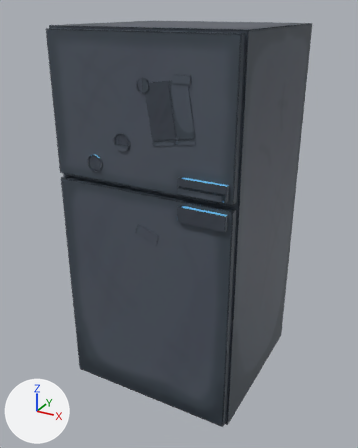
The FBX model models/Fridge.fbx as it was, and as the next commit left it.
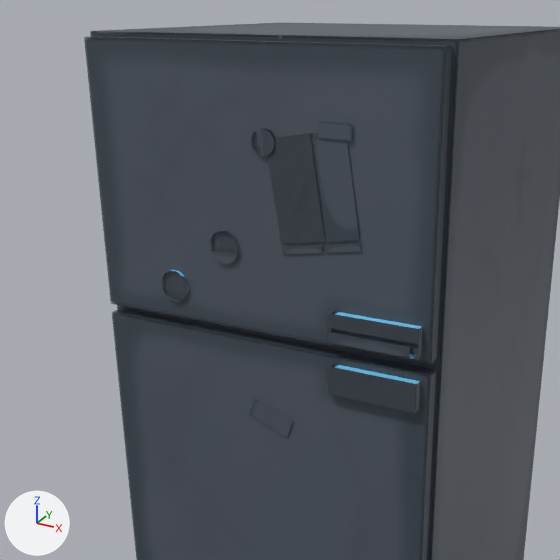
There are two pictures of each version: one whole from a camera (50 mm lens) standing at (2.12, -3.3, 3.12) and looking at (0.23, 0.14, 1.4), one close up on the part from 0% to 85% of the width and 2% to 70% of the height. The axes (+X, +Y, +Z) are drawn at lower left. The lights are the same throughout. The older version's two pictures come first. Where no turn or scale is listed for an object, it has been applied to the vertices.
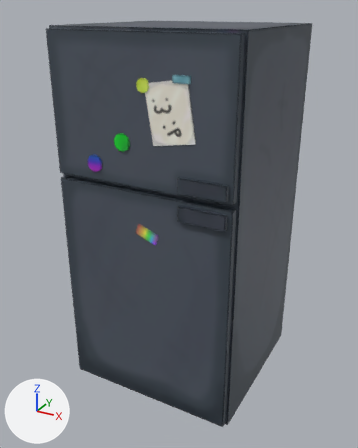
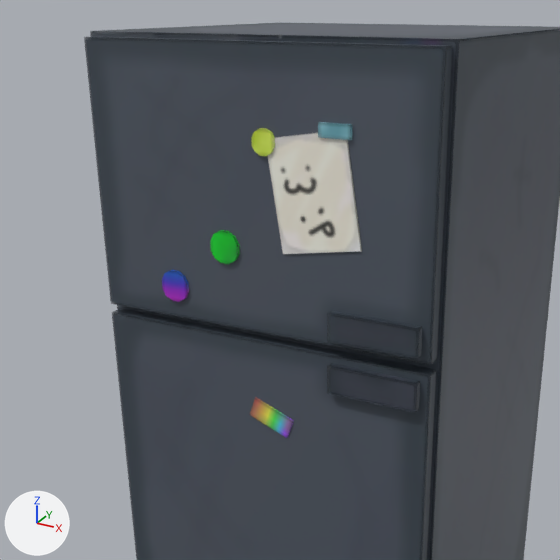
Commit message: doors n fridge

Changed parts and their boxes [x1, y1, x2, y2] in the close-ups (560 x 560 px):
'mesh_5', recoloured (lighter)
    both: [268, 133, 361, 254]
'mesh_3', recoloured (darker)
    both: [329, 311, 422, 359]
'mesh_2', recoloured (blue to black)
    both: [327, 364, 420, 412]
'mesh_4', recoloured (lighter)
    both: [250, 397, 294, 437]
'cylinder_1', recoloured (blue to green)
    both: [210, 230, 240, 264]
'cylinder', recoloured
    both: [162, 270, 189, 302]
'mesh_6', recoloured (blue to cyan)
    both: [318, 122, 353, 140]
'cylinder_2', recoloured (grey to green)
    both: [251, 129, 275, 156]

Patch to the scene script:
```diff
--- a/models/Fridge.fbx.py
+++ b/models/Fridge.fbx.py
@@ me_mesh_6 @@
 me_mesh_6.from_pydata(...)  # 8 vertices, 6 faces; spans x -0.0625..0.0625, y -0.0062..0.0063, z 0.225..0.275
-me_mesh_6.materials.append(mat_texture_1)  # picture img_image
+me_mesh_6.materials.append(mat_magnetsbiatch_png)  # picture img_magnetsbiatch_png
@@ me_mesh_5 @@
 me_mesh_5.from_pydata(...)  # 8 vertices, 6 faces; spans x -0.232..0.154, y -0.006..0.006, z 0.018..0.476
-me_mesh_5.materials.append(mat_texture_2)  # picture img_image
+me_mesh_5.materials.append(mat_paper_png)  # picture img_paper_png
@@ me_cylinder @@
 me_cylinder.from_pydata(...)  # 26 vertices, 36 faces; spans x -0.0625..0.0625, y -0.2562..-0.2437, z -0.0625..0.0625
-me_cylinder.materials.append(mat_texture_1)  # picture img_image
+me_cylinder.materials.append(mat_magnetsbiatch_png)  # picture img_magnetsbiatch_png
@@ me_mesh_4 @@
 me_mesh_4.from_pydata(...)  # 8 vertices, 6 faces; spans x -0.018..0.189, y -0.006..0.006, z 0.162..0.308
-me_mesh_4.materials.append(mat_texture_1)  # picture img_image
+me_mesh_4.materials.append(mat_magnetsbiatch_png)  # picture img_magnetsbiatch_png
@@ me_mesh_2 @@
 me_mesh_2.from_pydata(...)  # 8 vertices, 6 faces; spans x -0.181..0.181, y -0.031..0.031, z 0.194..0.306
-me_mesh_2.materials.append(mat_texture_1)  # picture img_image
+me_mesh_2.materials.append(mat_magnetsbiatch_png)  # picture img_magnetsbiatch_png
@@ me_mesh_3 @@
 me_mesh_3.from_pydata(...)  # 8 vertices, 6 faces; spans x -0.181..0.181, y -0.031..0.031, z 0.194..0.306
-me_mesh_3.materials.append(mat_texture_1)  # picture img_image
+me_mesh_3.materials.append(mat_magnetsbiatch_png)  # picture img_magnetsbiatch_png
@@ me_cylinder_1 @@
 me_cylinder_1.from_pydata(...)  # 26 vertices, 36 faces; spans x -0.0625..0.0625, y -0.2562..-0.2437, z -0.0625..0.0625
-me_cylinder_1.materials.append(mat_texture_1)  # picture img_image
+me_cylinder_1.materials.append(mat_magnetsbiatch_png)  # picture img_magnetsbiatch_png
@@ me_cylinder_2 @@
 me_cylinder_2.from_pydata(...)  # 26 vertices, 36 faces; spans x -0.0469..0.0469, y -0.2562..-0.2437, z -0.0469..0.0469
-me_cylinder_2.materials.append(mat_texture_1)  # picture img_image
+me_cylinder_2.materials.append(mat_magnetsbiatch_png)  # picture img_magnetsbiatch_png
```
